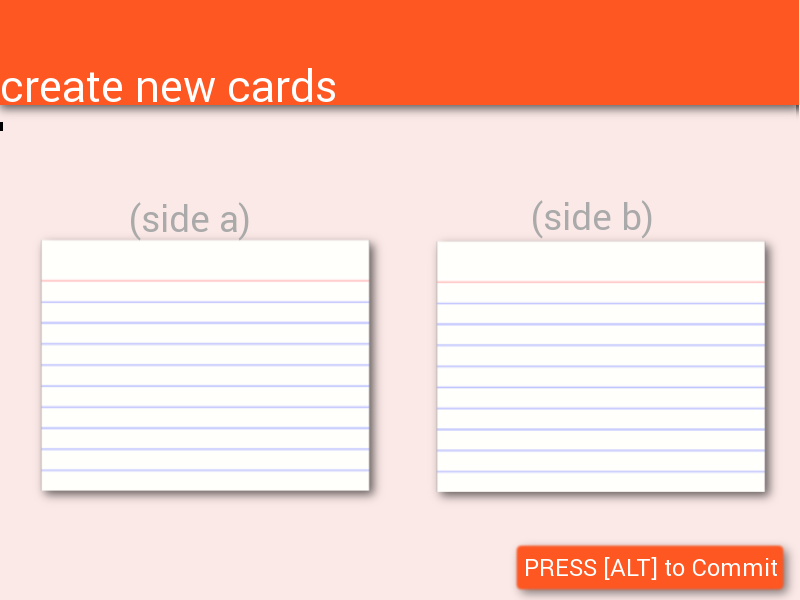
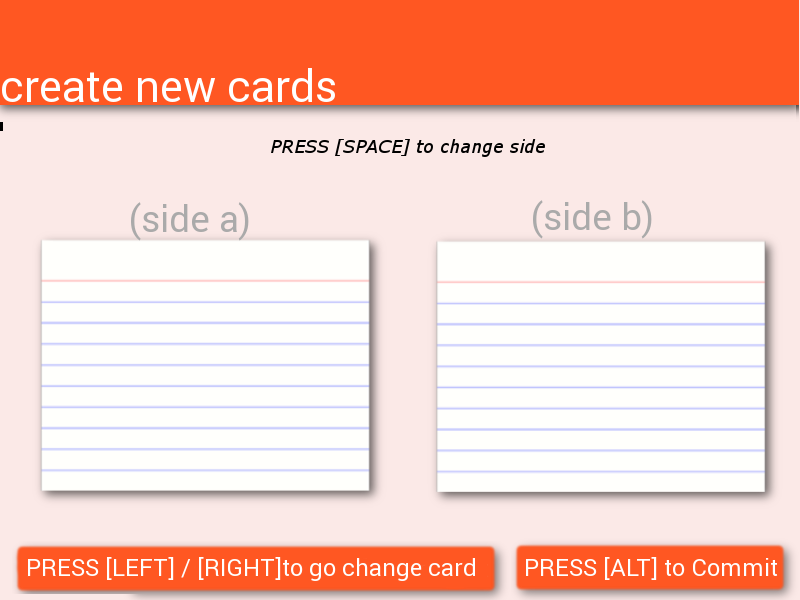
Two versions of the same layered image (800×600). Layer-by-layer changes:
added layer "PRESS [LEFT] / [RIGHT]to go ch..." above "PRESS [SPACE] to change side" over [28, 557, 475, 581]
added layer "PRESS [SPACE] to change side" above "cardCreate.png" over [271, 139, 545, 157]
renamed "Background" to "cardCreate.png", painted on it over [12, 139, 545, 600]
